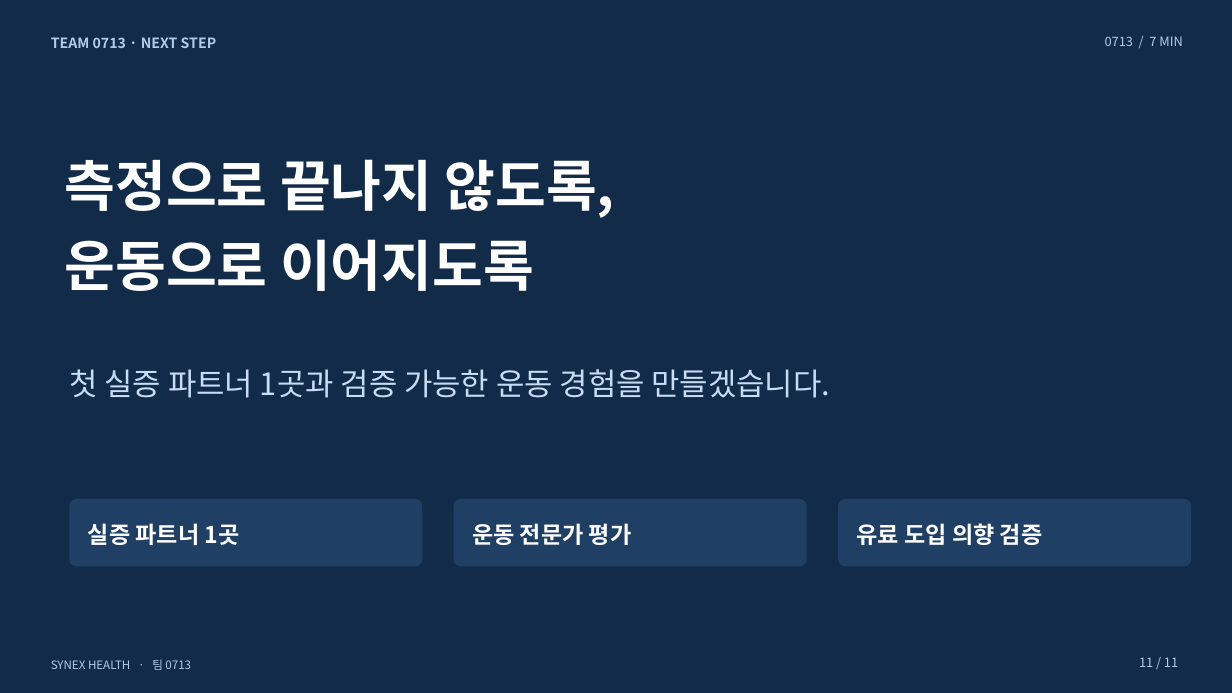
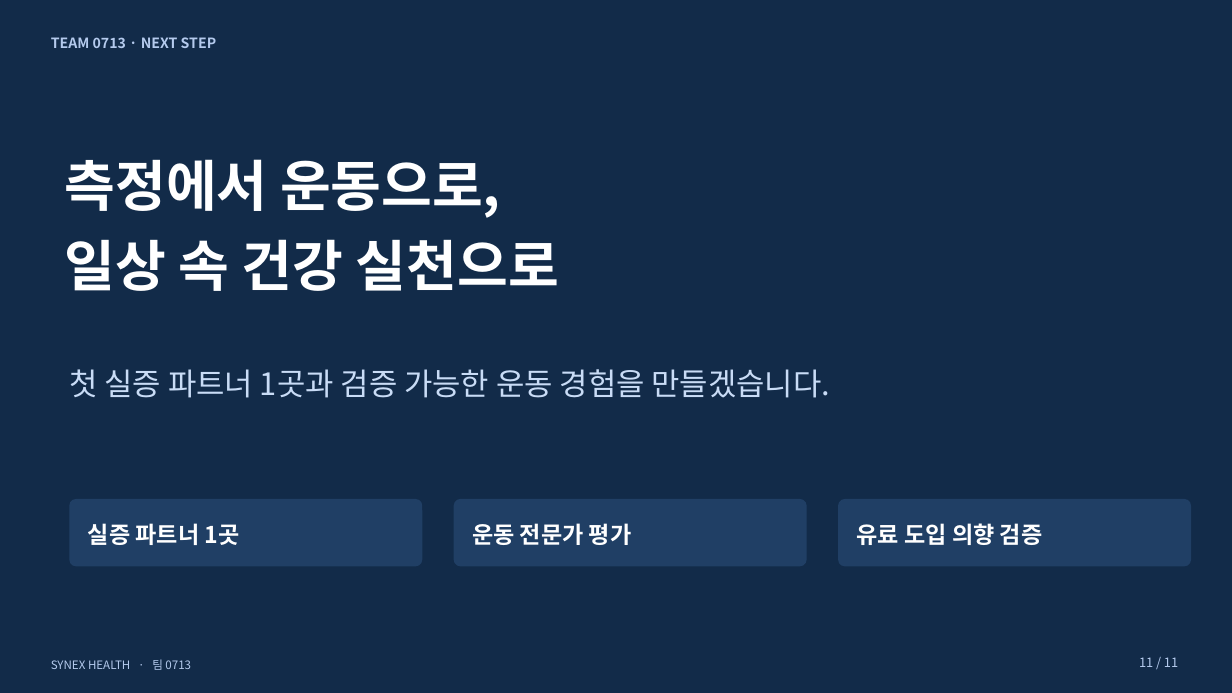
Before and after one commit to hundol047/Synex-Health, a slide deck: slide 11 of docs/pitch-0713/files/Synex_0713_7min.pptx. Drawn at 1232x693 pixels with LibreOffice and Linux fonts; fonts in the diff are those of the drawing. Boxes give left, top, right and bottom in pixels: in the first picture for what was removed or moved away, otherwise in the second. Text is boxed around its words. In the diff, an @@ line names an element or a change of style, - is before the commit and + after.

Commit message:
Polish presentation wording and remove duration badge

```diff
--- a/docs/pitch-0713/files/Synex_0713_7min.pptx
+++ b/docs/pitch-0713/files/Synex_0713_7min.pptx
@@ text removed at box(1105, 36, 1182, 46) @@
-0713 / 7 MIN
@@ text at box(65, 159, 559, 291): text changed @@
-측정으로 끝나지 않도록,
-운동으로 이어지도록
+측정에서 운동으로,
+일상 속 건강 실천으로
```
Also in this commit, not shown: 10 other slides changed, 13 other files.
